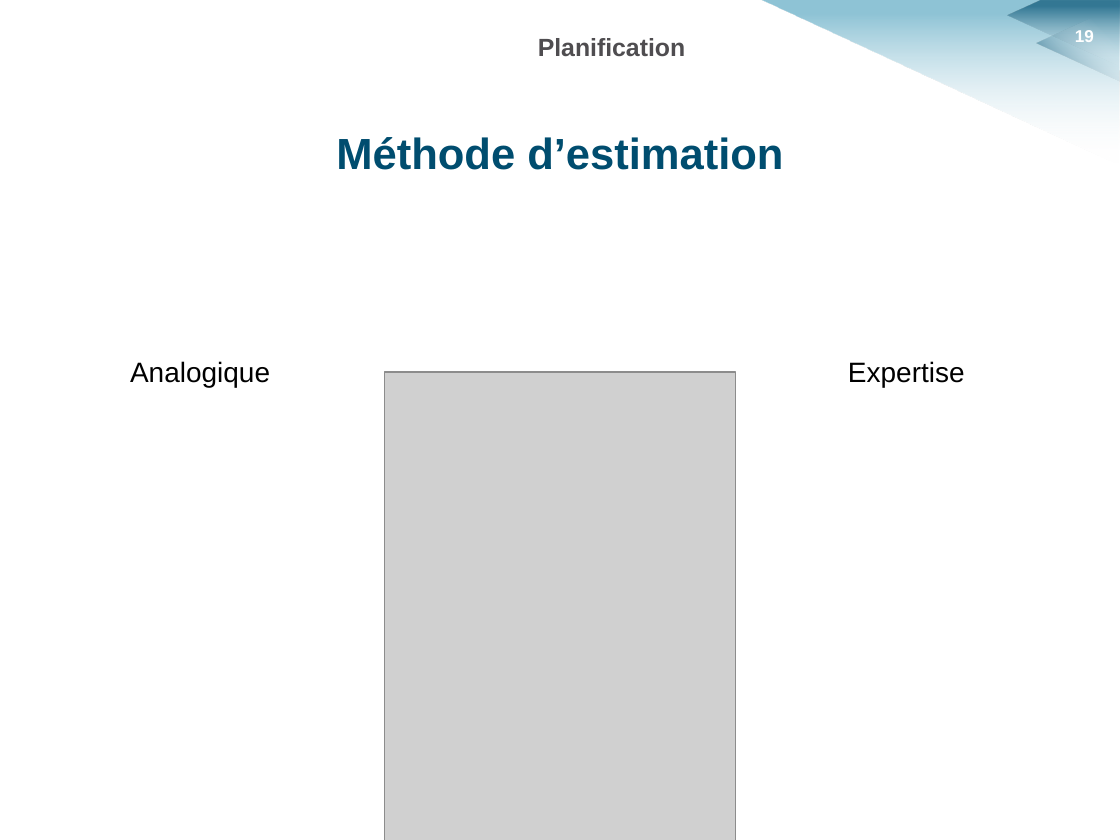
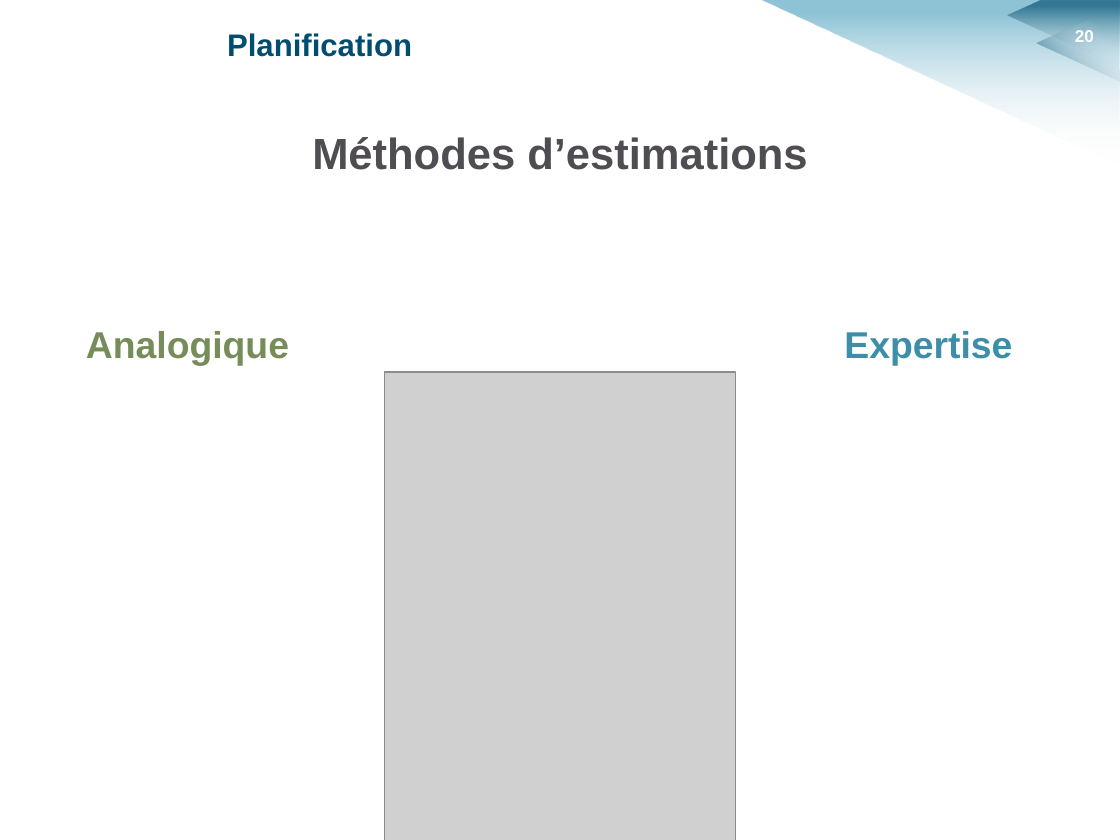
Before and after one commit to HKervadec/korrigolo, a slide deck: slide 20 of soutenances/planification/soutenance_planification.pptx (slide 19 before the commit). Drawn at 1120x840 pixels with LibreOffice and Linux fonts; fonts in the diff are those of the drawing; grey boxes stand for pictures; background and template pictures are left out. Boxes give left, top, right and bottom in pixels: in the first picture for what was removed or moved away, otherwise in the second. Text is boxed around its words. In the diff, an @@ line names an element or a change of style, - is before the commit and + after.

Commit message:
[Soutenance] Planif

```diff
--- a/soutenances/planification/soutenance_planification.pptx
+++ b/soutenances/planification/soutenance_planification.pptx
@@ text "Planification" at [227,33,412,57]: size 16 to 20 pt, text colour #4F4D50 to #004D6F; alignment centre to left @@
@@ page number at [1075,30,1094,42]: text changed @@
-19
+20
@@ text at [312,137,807,170]: text changed; text colour #004D6F to #4F4D52 @@
-Méthode d’estimation
+Méthodes d’estimations
@@ text "Analogique": place and size @@
-text "Analogique" at [130,361,270,388]
+text "Analogique" at [86,331,289,366]
@@ text "Analogique" at [86,331,289,366]: size 18 to 24 pt, text colour #000000 to #768D5A, bold on @@
@@ text "Expertise": place and size @@
-text "Expertise" at [848,361,965,388]
+text "Expertise" at [844,331,1012,366]
@@ text "Expertise" at [844,331,1012,366]: size 18 to 24 pt, text colour #000000 to #3E8EA9, bold on @@
```
Also in this commit, not shown: 15 other slides changed, 4 slides added, 2 slides removed, 5 other files.
